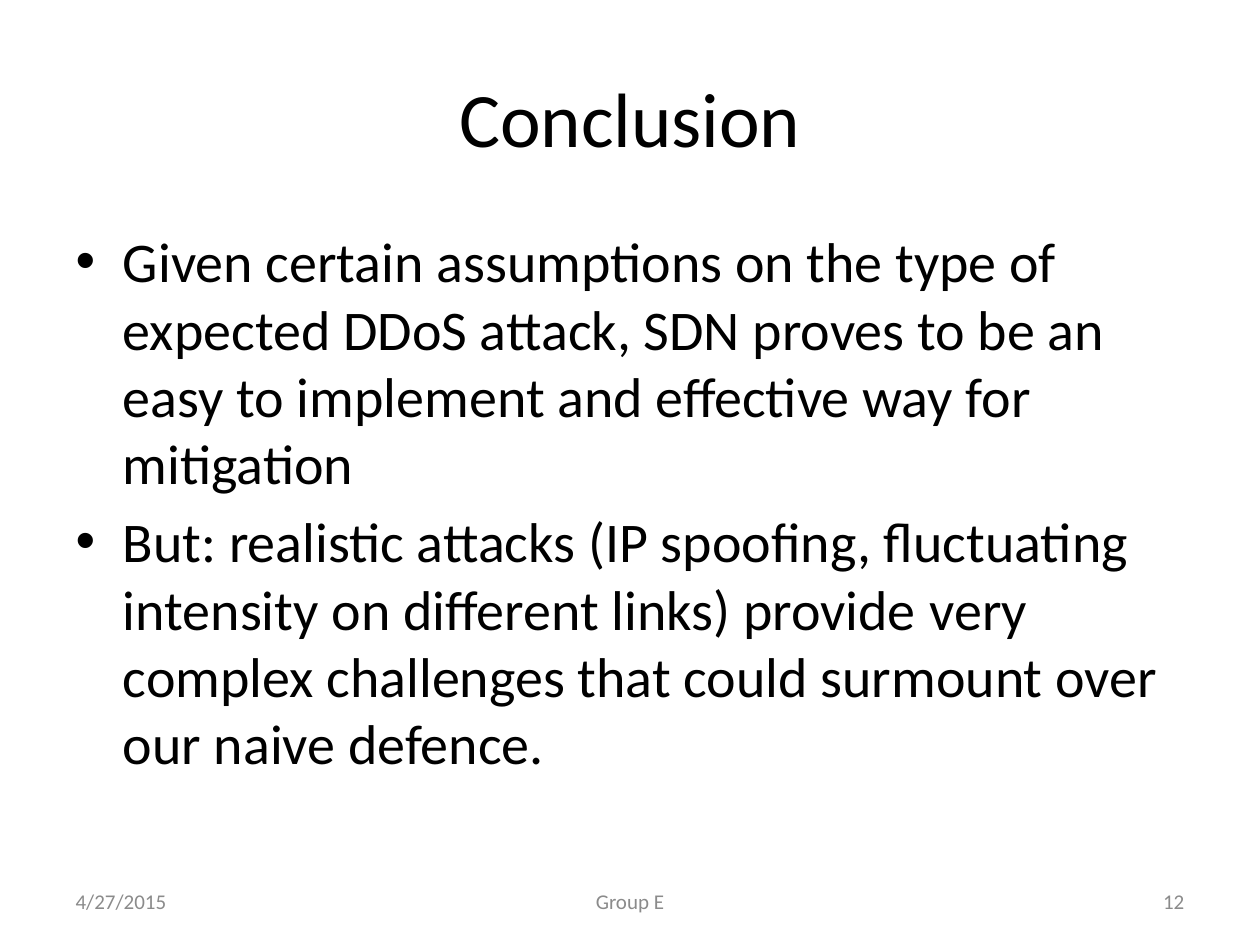
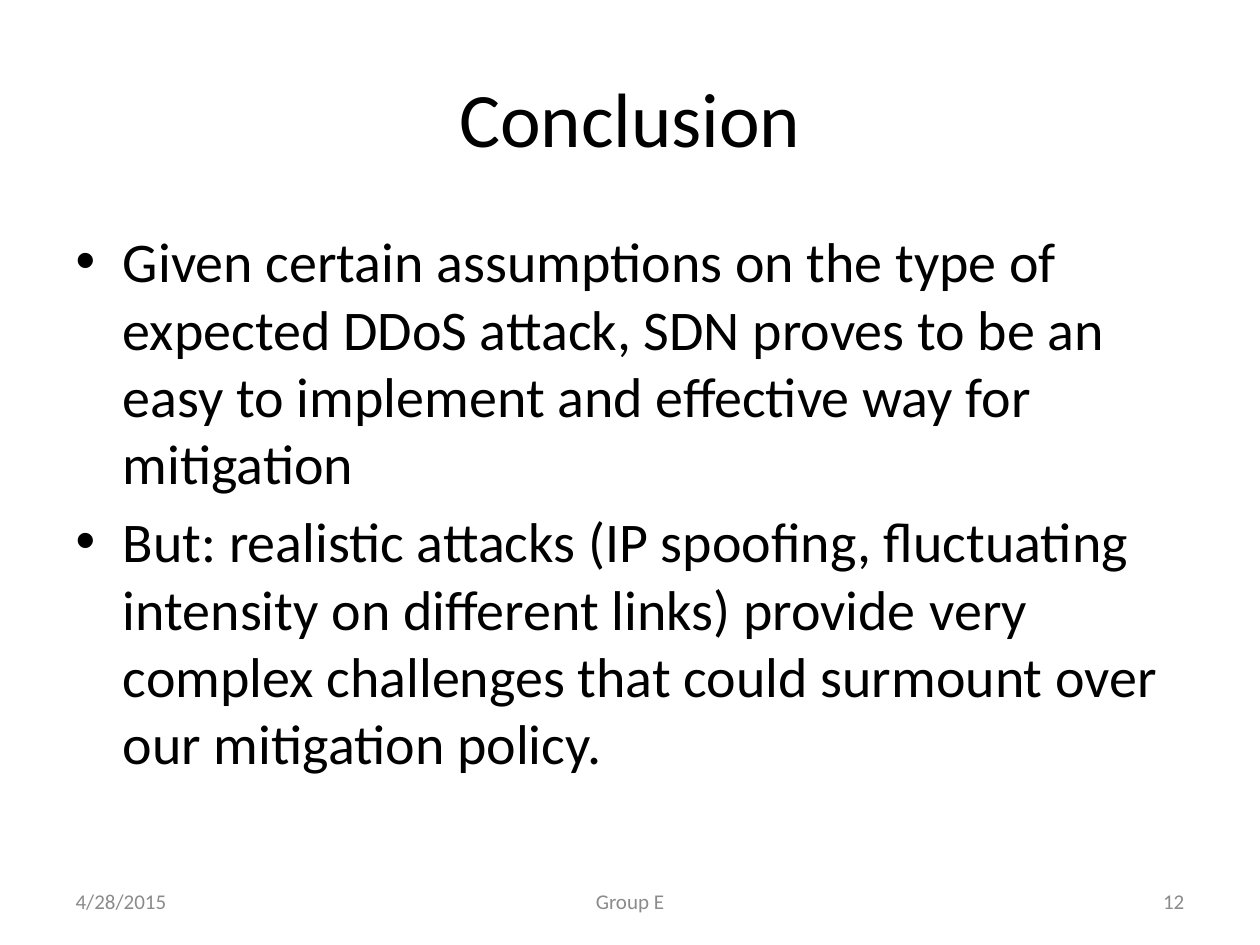
Before and after one commit to mishra14/DDoSAttackMitigationSystem, a slide deck: slide 12 of CIS 553.pptx. Drawn at 1260x945 pixels with LibreOffice and Linux fonts; fonts in the diff are those of the drawing. Boxes give left, top, right and bottom in pixels: in the first picture for what was removed or moved away, otherwise in the second. Text is boxed around its words. In the diff, an @@ line names an element or a change of style, - is before the commit and + after.

```diff
--- a/CIS 553.pptx
+++ b/CIS 553.pptx
@@ text at bbox=[123, 521, 1156, 774]: text changed @@
-• But: realistic attacks (IP spoofing, fluctuating intensity on different links) provide very complex challenges that could surmount over our naive defence.
+• But: realistic attacks (IP spoofing, fluctuating intensity on different links) provide very complex challenges that could surmount over our mitigation policy.
@@ text at bbox=[76, 894, 167, 910]: text changed @@
-4/27/2015
+4/28/2015
```
Also in this commit, not shown: 11 other slides changed, 1 other file.
